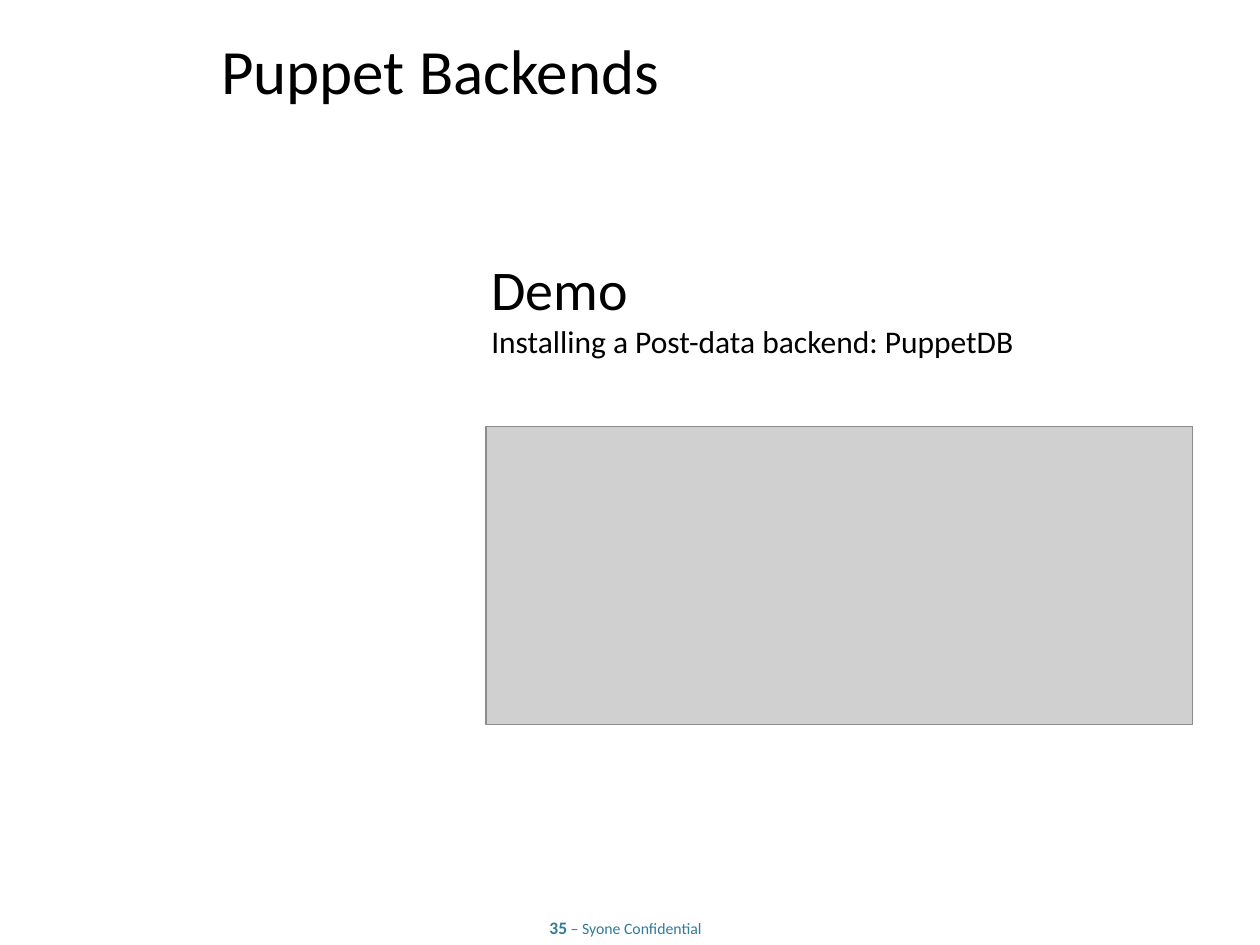
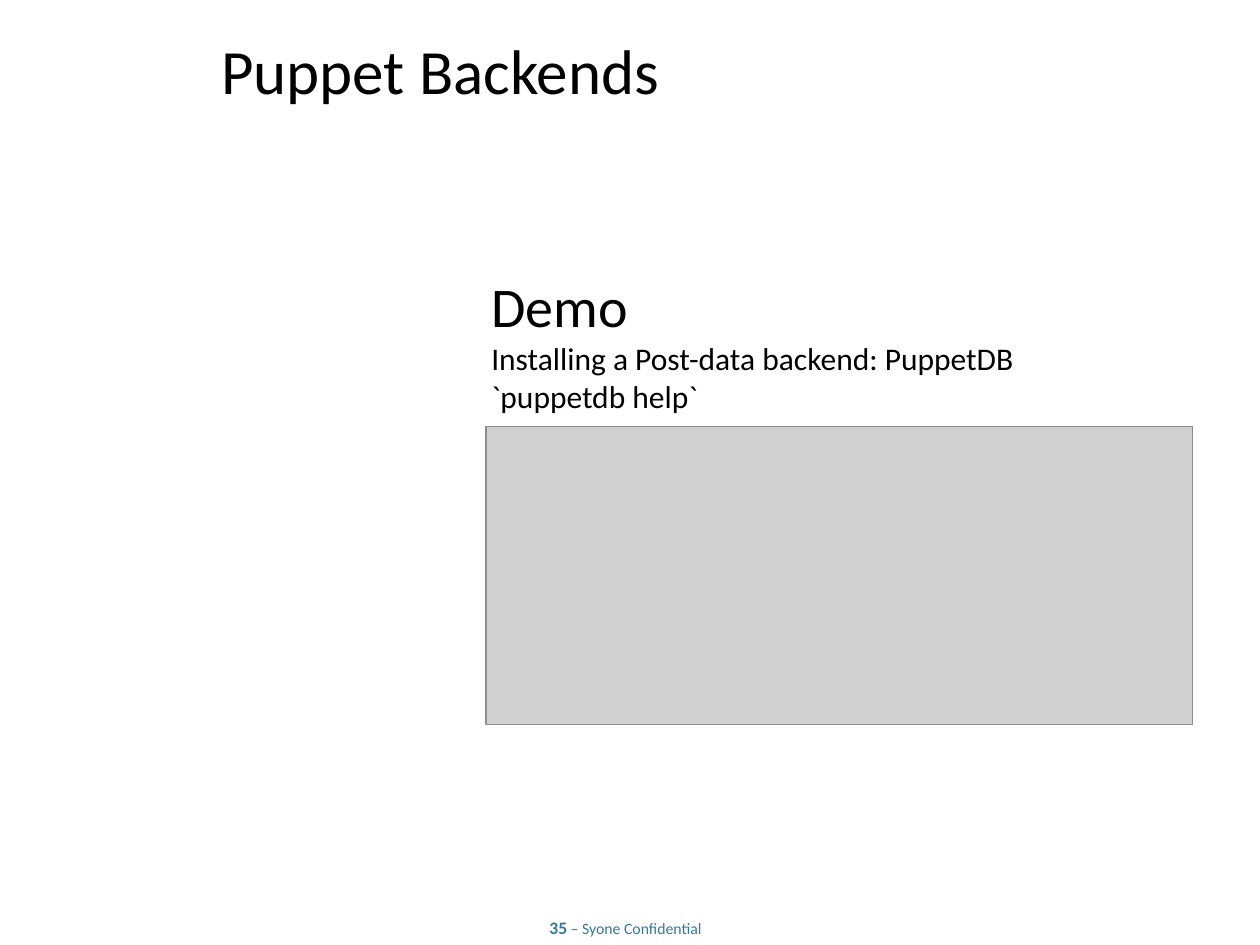
Before and after one commit to lpalgarvio/puppet-training, a slide deck: slide 35 of presentation/Advanced Puppet.odp. Drawn at 1260x945 pixels with LibreOffice and Linux fonts; fonts in the diff are those of the drawing; grey boxes stand for pictures; background and template pictures are left out. Boxes give left, top, right and bottom in pixels: in the first picture for what was removed or moved away, otherwise in the second. Text is boxed around its words. In the diff, an @@ line names an element or a change of style, - is before the commit and + after.

```diff
--- a/presentation/Advanced Puppet.odp
+++ b/presentation/Advanced Puppet.odp
@@ title at [491, 291, 1013, 413]: text changed @@
-Demo
-Installing a Post-data backend: PuppetDB
+Demo
+Installing a Post-data backend: PuppetDB
+`puppetdb help`
```
Also in this commit, not shown: 5 other slides changed, 9 slides added, 4 other files.
